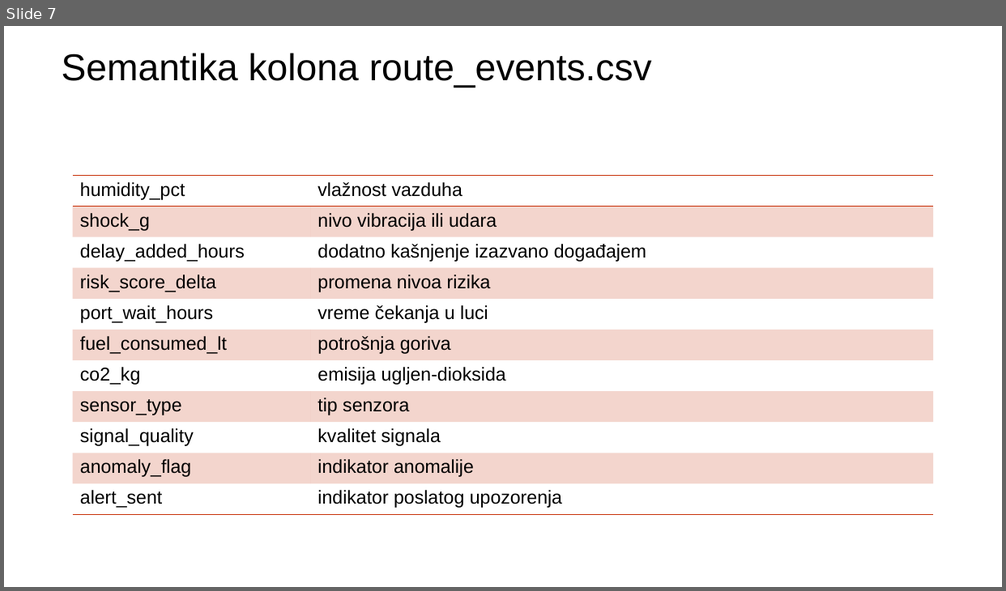
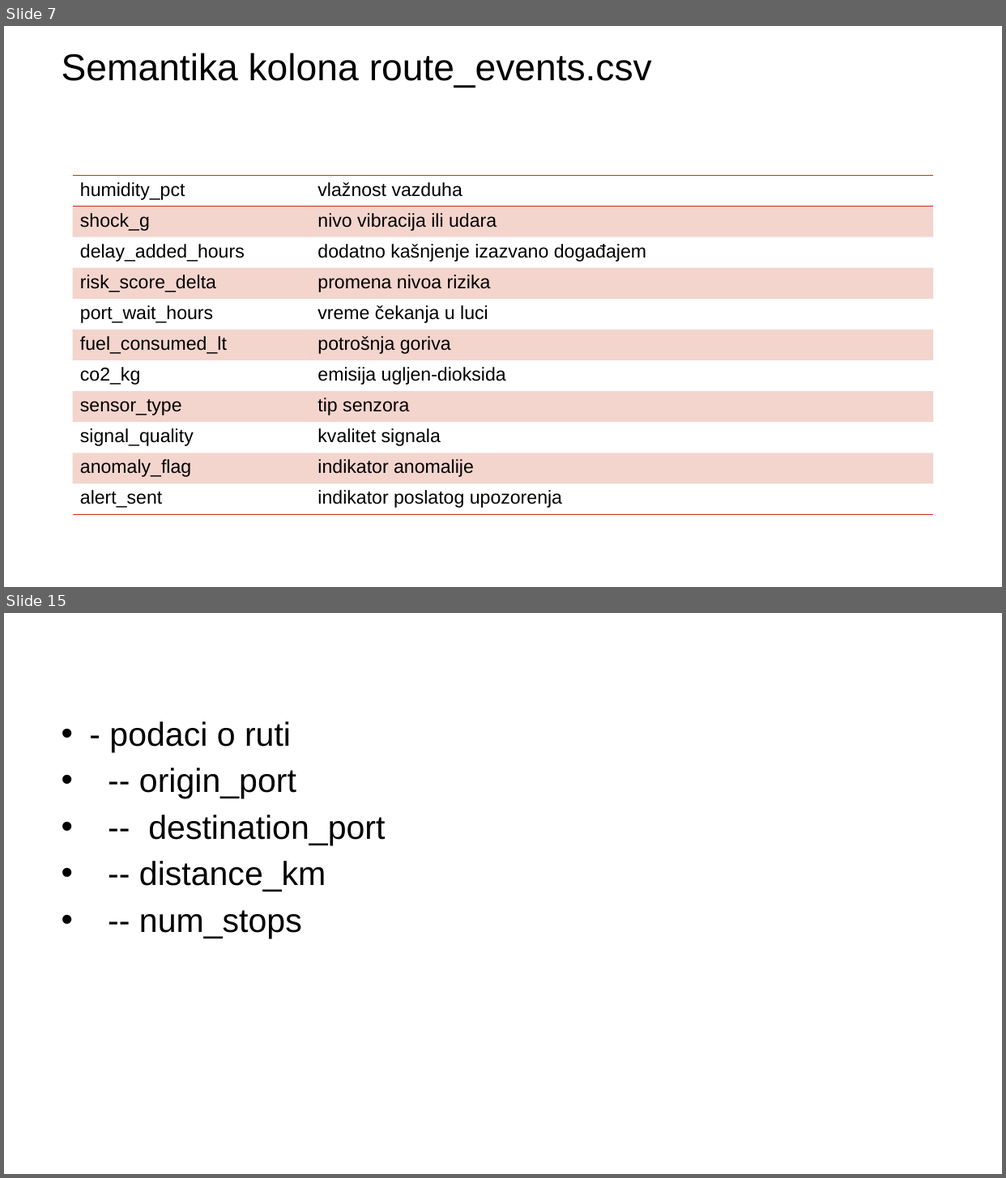
Before and after one commit to annaopi/sbp-projekat, a slide deck: Analiza pametne logistike globalnog uvoza (1).pptx. Shown one above the other, each under a label of ours: slide 7 before the commit, slides 7 and 15 after it; the slides between them are not shown. The pictures are 1006x591 and 1006x1178 pixels, drawn with LibreOffice and Linux fonts; fonts in the diff are those of the drawing; background and template pictures are left out. Boxes give left, top, right and bottom in pixels: in the first picture for what was removed or moved away, otherwise in the second. Text is boxed around its words. In the diff, an @@ line names an element or a change of style, - is before the commit and + after.

```diff
--- a/Analiza pametne logistike globalnog uvoza (1).pptx
+++ b/Analiza pametne logistike globalnog uvoza (1).pptx
@@ slide 15 added at bbox=[4, 613, 1002, 1174], background picture (left out) @@
@@ text added at bbox=[109, 722, 385, 939], 32 pt, text #000000 @@
+• - podaci o ruti
+• -- origin_port
+• -- destination_port
+• -- distance_km
+• -- num_stops
```
Also in this commit, not shown: 2 slides changed, 10 other slides added.
